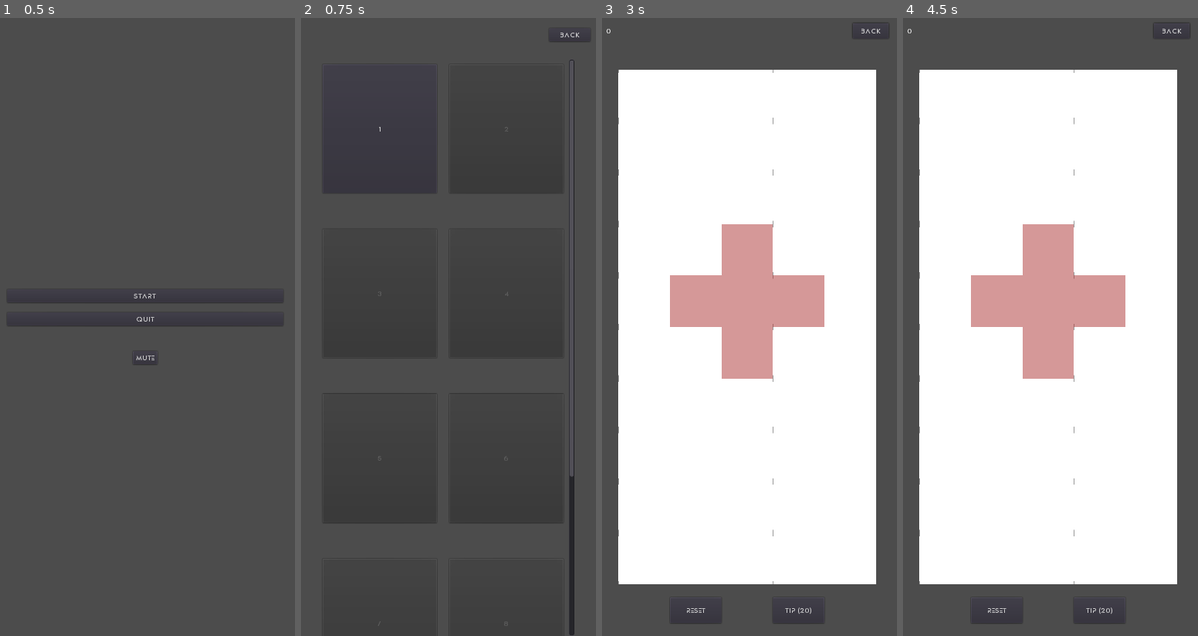
Above: before the commit, frames 1-4 (left to right).
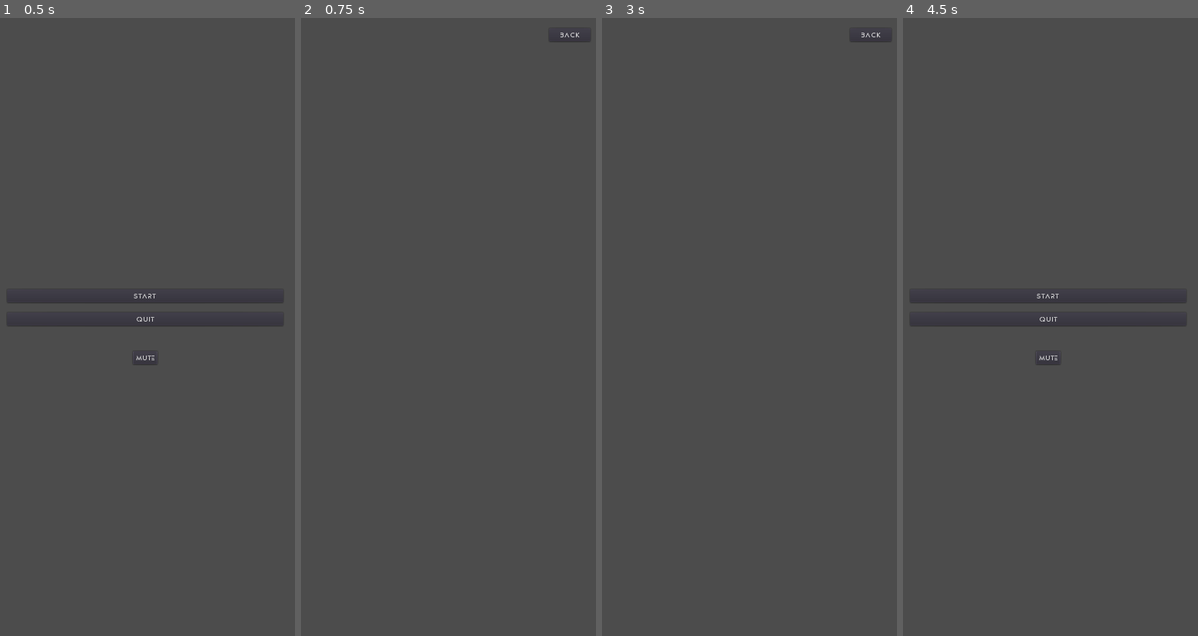
Above: after the commit, the same moments.

Repository: sisipun/SleepyCity
Game: Godot game, scene res://scenes/menu/MainMenu.tscn
The game is run twice, just before and just after one commit, with the same random seed, the same clock (stepped at 60 frames per second) and the same inputs. Before the commit the project starts from res://scenes/MainMenu.tscn.
Inputs (mouse positions are in pixels of both pictures, inside the frame that each line leads up to):
- Up to frame 1 (0.5 s): no input
- Up to frame 2 (0.75 s): click "Start" at 0.5 s
- Up to frame 3 (3 s): click "Back" at 1.25 s; click "Start" at 2 s; click (681, 129) at 2.75 s, where only the run before the commit has a clickable "1"
- Up to frame 4 (4.5 s): click "Back" at 3.5 s; click (982, 129) at 4.25 s, where only the run before the commit has a clickable "1"

Frame 1 is identical in both runs. In frame 2, 1.0% of the frame differs, in the area x 7-93%, y 6-100%; in frame 3, 73%, in the area x 1-98%, y 0-98%; in frame 4, 73%.
Error after the commit: Attempt to call function 'instance' in base 'null instance' on a null instance. (res://scripts/menu/ChooseLevel.gd:10)

Commit message:
refactor

Diff:
--- a/project.godot
+++ b/project.godot
@@ -8,38 +8,15 @@
 
 config_version=4
 
-_global_script_classes=[ {
-"base": "Area2D",
-"class": "Cell",
-"language": "GDScript",
-"path": "res://scripts/Cell.gd"
-}, {
-"base": "Node2D",
-"class": "GameArea",
-"language": "GDScript",
-"path": "res://scripts/GameArea.gd"
-}, {
-"base": "CanvasLayer",
-"class": "Interface",
-"language": "GDScript",
-"path": "res://scripts/Interface.gd"
-}, {
-"base": "MarginContainer",
-"class": "LevelPreview",
-"language": "GDScript",
-"path": "res://scripts/LevelPreview.gd"
-} ]
+_global_script_classes=[  ]
 _global_script_class_icons={
-"Cell": "",
-"GameArea": "",
-"Interface": "",
-"LevelPreview": ""
+
 }
 
 [application]
 
 config/name="Cells"
-run/main_scene="res://scenes/MainMenu.tscn"
+run/main_scene="res://scenes/menu/MainMenu.tscn"
 
 [autoload]
 
--- a/scenes/Cell.tscn
+++ b/scenes/level/Cell.tscn
@@ -1,6 +1,6 @@
 [gd_scene load_steps=35 format=2]
 
-[ext_resource path="res://scripts/Cell.gd" type="Script" id=1]
+[ext_resource path="res://scripts/level/Cell.gd" type="Script" id=1]
 [ext_resource path="res://assets/target_cell.png" type="Texture" id=2]
 [ext_resource path="res://assets/dead_cell.png" type="Texture" id=3]
 [ext_resource path="res://assets/alive_cell.png" type="Texture" id=4]
--- a/scenes/Level.tscn
+++ b/scenes/level/Level.tscn
@@ -1,15 +1,15 @@
 [gd_scene load_steps=6 format=2]
 
-[ext_resource path="res://scripts/GameArea.gd" type="Script" id=1]
-[ext_resource path="res://assets/default.tres" type="DynamicFont" id=2]
-[ext_resource path="res://assets/cell.wav" type="AudioStream" id=4]
-[ext_resource path="res://assets/success.wav" type="AudioStream" id=5]
-[ext_resource path="res://scripts/Interface.gd" type="Script" id=7]
+[ext_resource path="res://assets/default.tres" type="DynamicFont" id=1]
+[ext_resource path="res://scripts/level/GameArea.gd" type="Script" id=2]
+[ext_resource path="res://scripts/level/Interface.gd" type="Script" id=3]
+[ext_resource path="res://assets/success.wav" type="AudioStream" id=4]
+[ext_resource path="res://assets/cell.wav" type="AudioStream" id=5]
 
 [node name="Level" type="Node"]
 
 [node name="Interface" type="CanvasLayer" parent="."]
-script = ExtResource( 7 )
+script = ExtResource( 3 )
 
 [node name="Top" type="HBoxContainer" parent="Interface"]
 anchor_right = 1.0
@@ -119,15 +119,16 @@
 }
 
 [node name="GameArea" type="Node2D" parent="."]
-script = ExtResource( 1 )
+position = Vector2( 50, 100 )
+script = ExtResource( 2 )
 
 [node name="Sound" type="Node" parent="GameArea"]
 
 [node name="CellSound" type="AudioStreamPlayer" parent="GameArea/Sound"]
-stream = ExtResource( 4 )
+stream = ExtResource( 5 )
 
 [node name="LevelCompleteSound" type="AudioStreamPlayer" parent="GameArea/Sound"]
-stream = ExtResource( 5 )
+stream = ExtResource( 4 )
 [connection signal="pressed" from="Interface/Top/TopButtons/BackButton" to="GameArea" method="_on_back_pressed"]
 [connection signal="pressed" from="Interface/Bottom/BottomButtons/ResetButton" to="GameArea" method="_on_reset_pressed"]
 [connection signal="pressed" from="Interface/Bottom/BottomButtons/TipButton" to="GameArea" method="_on_tip_pressed"]
--- a/scenes/ChooseLevel.tscn
+++ b/scenes/menu/ChooseLevel.tscn
@@ -1,6 +1,6 @@
 [gd_scene load_steps=2 format=2]
 
-[ext_resource path="res://scripts/ChooseLevel.gd" type="Script" id=1]
+[ext_resource path="res://scripts/menu/ChooseLevel.gd" type="Script" id=1]
 
 [node name="ChooseLevel" type="Control"]
 anchor_right = 1.0
--- a/scenes/LevelPreview.tscn
+++ b/scenes/menu/LevelPreview.tscn
@@ -1,10 +1,12 @@
 [gd_scene load_steps=2 format=2]
 
-[ext_resource path="res://scripts/LevelPreview.gd" type="Script" id=1]
+[ext_resource path="res://scripts/menu/LevelPreview.gd" type="Script" id=1]
 
 [node name="LevelPreview" type="MarginContainer"]
 anchor_right = 1.0
 anchor_bottom = 1.0
+size_flags_horizontal = 3
+size_flags_vertical = 3
 custom_constants/margin_right = 10
 custom_constants/margin_top = 10
 custom_constants/margin_left = 10
--- a/scenes/MainMenu.tscn
+++ b/scenes/menu/MainMenu.tscn
@@ -1,6 +1,6 @@
 [gd_scene load_steps=2 format=2]
 
-[ext_resource path="res://scripts/MainMenu.gd" type="Script" id=1]
+[ext_resource path="res://scripts/menu/MainMenu.gd" type="Script" id=1]
 
 [node name="MainMenu" type="Control"]
 anchor_right = 1.0
--- a/scripts/Cell.gd
+++ b/scripts/level/Cell.gd
@@ -1,12 +1,8 @@
 extends Area2D
 
-class_name Cell
-
-enum Effect { TARGET, TIP, MISSING }
+enum Effect { TARGET, TIP }
 
 signal clicked(cell)
-
-const sprite_size = 128
 
 var alive = false
 var effects = []
@@ -28,14 +24,15 @@
 		emit_signal("clicked", self)
 
 func init(coord_x, coord_y, position, size, alive = false):
+	var sprite_size = $Sprite.frames.get_frame($Sprite.animation, 0).get_size()
 	self.coord_x = coord_x
 	self.coord_y = coord_y
 	self.position = position
 	set_alive(alive)
 	$Collision.shape.extents = Vector2(size.x / 2, size.y / 2)
-	$Sprite.scale = Vector2(size.x / sprite_size, size.y / sprite_size)
+	$Sprite.scale = Vector2(size.x / sprite_size.x, size.y / sprite_size.y)
 	$Sprite.frame = $Sprite.frames.get_frame_count($Sprite.animation) - 1
-	$EffectSprite.scale = Vector2(size.x / sprite_size, size.y / sprite_size)
+	$EffectSprite.scale = Vector2(size.x / sprite_size.x, size.y / sprite_size.y)
 	return self
 
 func play_target_effect():
@@ -44,7 +41,6 @@
 
 	effects.push_back(Effect.TARGET)
 	$EffectSprite.animation = "target"
-	$EffectSprite.show()
 	return true
 
 func play_tip_effect():
@@ -53,7 +49,6 @@
 
 	effects.push_back(Effect.TIP)
 	$EffectSprite.animation = "tip"
-	$EffectSprite.show()
 	return true
 
 func is_alive():
--- a/scripts/GameArea.gd
+++ b/scripts/level/GameArea.gd
@@ -1,14 +1,9 @@
 extends Node2D
-
-class_name GameArea
 
 signal level_complete(step_count, tip_count, reset_count)
 signal tip(tip_count)
 signal step(step_count)
 signal reset(reset_count)
-
-export var margin_horizontal = 50
-export var margin_vertical = 100
 
 var level = Game.currentLevel()
 var completed = false
@@ -19,10 +14,10 @@
 var tip_count = 0
 
 func _ready():
-	var cell_scene = load("res://scenes/Cell.tscn")
+	var cell_scene = load("res://scenes/level/Cell.tscn")
 	var screen_size = get_viewport_rect().size
-	var cell_width = (screen_size.x - 2 * margin_horizontal) / level.width
-	var cell_height = (screen_size.y - 2 * margin_vertical) / level.height
+	var cell_width = (screen_size.x - 2 * position.x) / level.width
+	var cell_height = (screen_size.y - 2 * position.y) / level.height
 	for i in range(level.width):
 		map.append([])
 		for j in range(level.height):
@@ -30,8 +25,8 @@
 				i,
 				j,
 				Vector2(
-					margin_horizontal + cell_width / 2 + i * cell_width,
-					margin_vertical + cell_height / 2 + j * cell_height
+					position.x + cell_width / 2 + i * cell_width,
+					position.y + cell_height / 2 + j * cell_height
 				),
 				Vector2(
 					cell_width,
@@ -88,13 +83,13 @@
 			map[i][j].set_alive(Vector2(i, j) in level.initial)
 
 func _on_back_pressed():
-	get_tree().change_scene("res://scenes/ChooseLevel.tscn")
+	get_tree().change_scene("res://scenes/menu/ChooseLevel.tscn")
 
 func _on_menu_pressed():
-	get_tree().change_scene("res://scenes/ChooseLevel.tscn")
+	get_tree().change_scene("res://scenes/menu/ChooseLevel.tscn")
 
 func _on_next_level_pressed():
-	get_tree().change_scene("res://scenes/Level.tscn")
+	get_tree().change_scene("res://scenes/level/Level.tscn")
 
 func is_target_complete():
 	for target in level.targets:
--- a/scripts/Interface.gd
+++ b/scripts/level/Interface.gd
@@ -1,6 +1,4 @@
 extends CanvasLayer
-
-class_name Interface
 
 func _ready():
 	$Top/TopLabels/StepLabel.text = "0"
--- a/scripts/ChooseLevel.gd
+++ b/scripts/menu/ChooseLevel.gd
@@ -1,21 +1,19 @@
 extends Control
 
 func _ready():
-	var preview_scene = load("res://scenes/LevelPreview.tscn")
+	var preview_scene = load("res://scenes/level/LevelPreview.tscn")
 	var horizontal_container
 	for i in len(Game.levels()):
 		if i % 2 == 0:
 			horizontal_container = HBoxContainer.new()
 			$ButtonsScroll/Buttons.add_child(horizontal_container)
 		var preview = preview_scene.instance().init(i)
-		preview.size_flags_horizontal = 3
-		preview.size_flags_vertical = 3
 		preview.connect("clicked", self, "_on_level_clicked")
 		horizontal_container.add_child(preview)
 
 func _on_level_clicked(i):
 	Game.currentLevelIndex = i
-	get_tree().change_scene("res://scenes/Level.tscn")
+	get_tree().change_scene("res://scenes/level/Level.tscn")
 
 func _on_back_pressed():
-	get_tree().change_scene("res://scenes/MainMenu.tscn")
+	get_tree().change_scene("res://scenes/menu/MainMenu.tscn")
--- a/scripts/LevelPreview.gd
+++ b/scripts/menu/LevelPreview.gd
@@ -1,6 +1,4 @@
 extends MarginContainer
-
-class_name LevelPreview
 
 signal clicked(index)
 
--- a/scripts/MainMenu.gd
+++ b/scripts/menu/MainMenu.gd
@@ -1,5 +1,4 @@
 extends Control
-
 
 func _ready():
 	if Game.has_sound():
@@ -10,7 +9,7 @@
 		Game.mute()
 
 func _on_start_pressed():
-	get_tree().change_scene("res://scenes/ChooseLevel.tscn")
+	get_tree().change_scene("res://scenes/menu/ChooseLevel.tscn")
 
 func _on_quit_pressed():
 	get_tree().quit()
Not shown: 1 places in scenes/level/Level.tscn that only renumber resources
